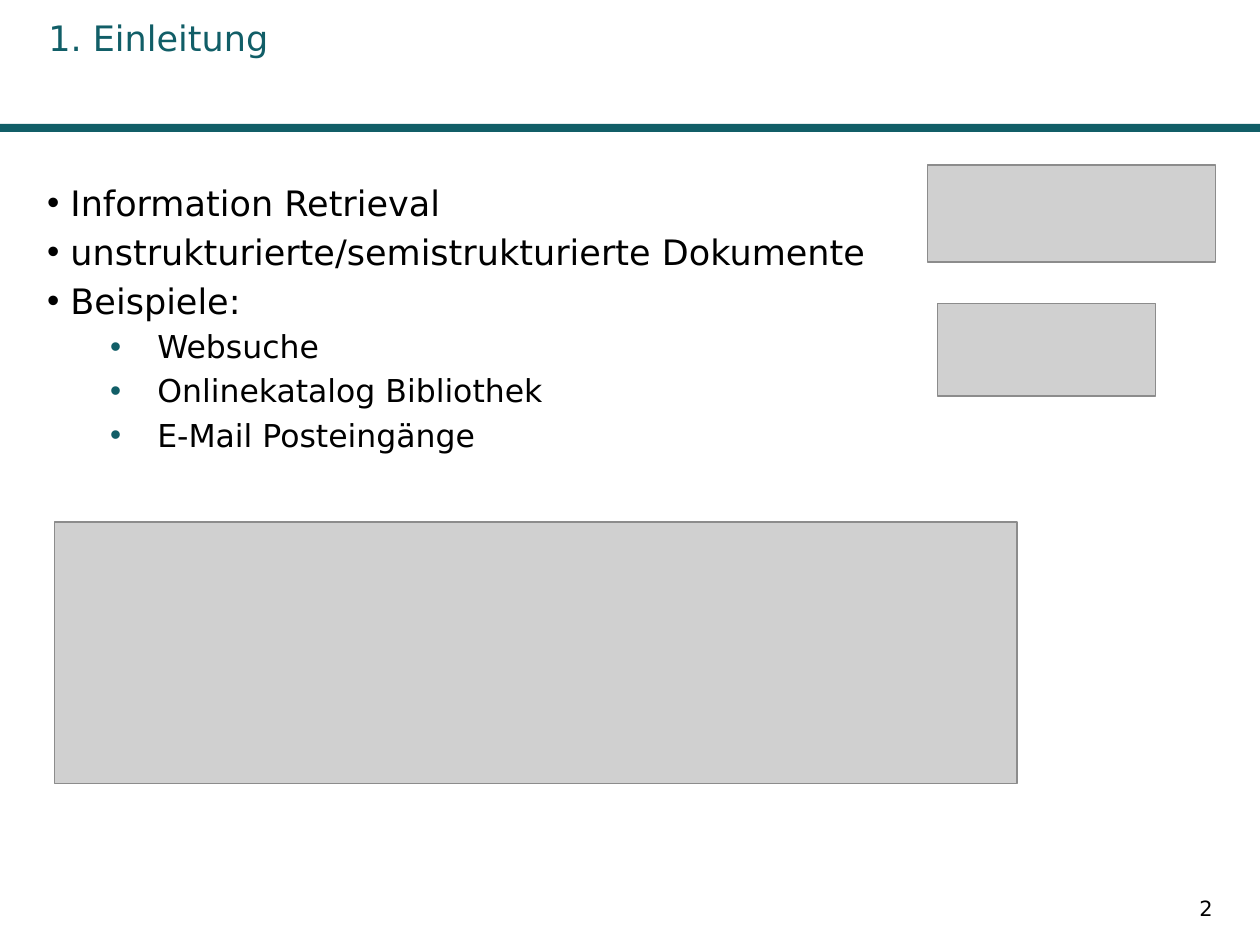
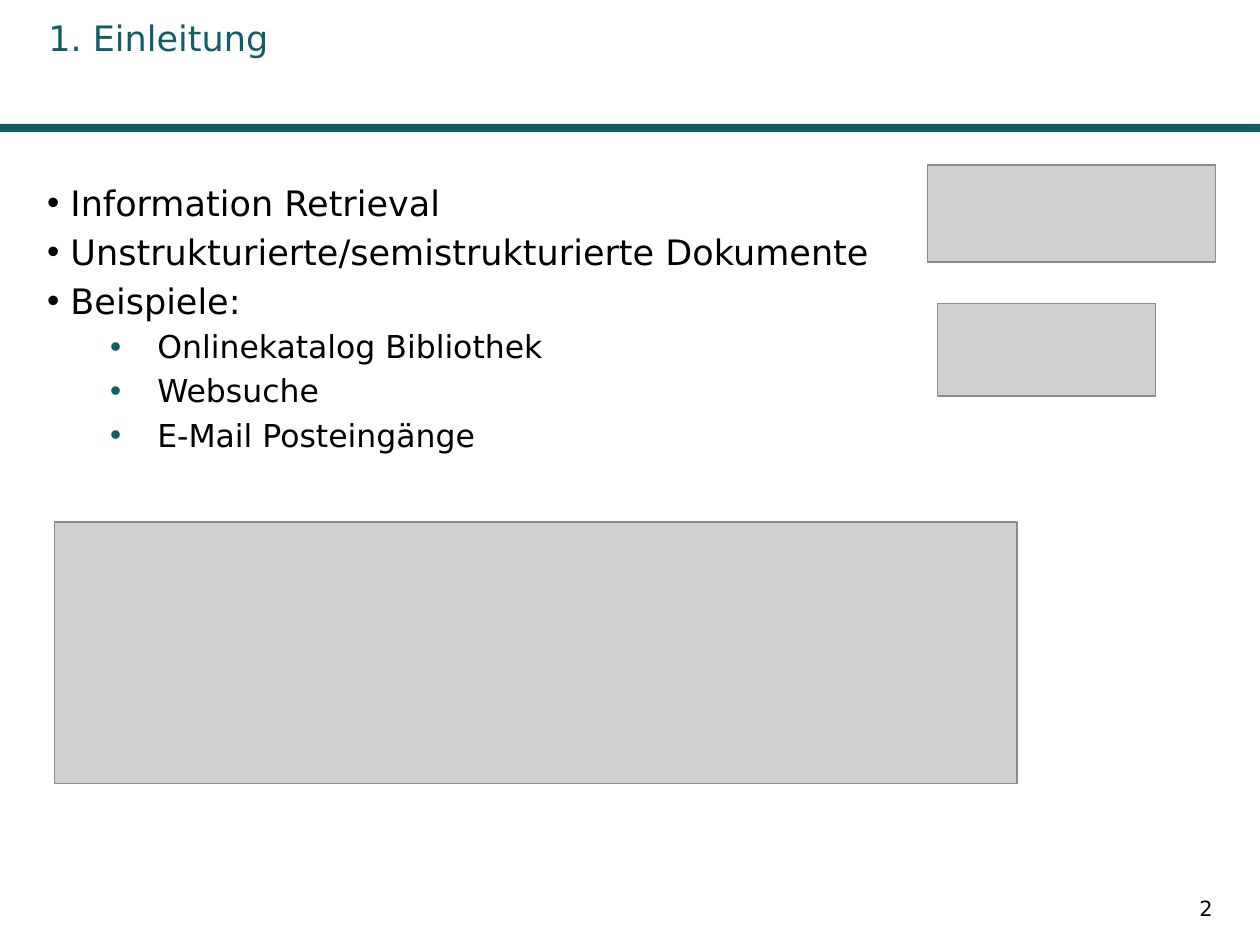
Before and after one commit to AnnikaK/SuchTool, a slide deck: slide 2 of Praesentation/Praesi.pptx. Drawn at 1260x945 pixels with LibreOffice and Linux fonts; fonts in the diff are those of the drawing; grey boxes stand for pictures; background and template pictures are left out. Boxes give left, top, right and bottom in pixels: in the first picture for what was removed or moved away, otherwise in the second. Text is boxed around its words. In the diff, an @@ line names an element or a change of style, - is before the commit and + after.

```diff
--- a/Praesentation/Praesi.pptx
+++ b/Praesentation/Praesi.pptx
@@ text at [70, 238, 868, 269]: text changed @@
-• unstrukturierte/semistrukturierte Dokumente
+• Unstrukturierte/semistrukturierte Dokumente
@@ text at [157, 334, 542, 365]: paragraph added @@
+  • Onlinekatalog Bibliothek
@@ text at [157, 378, 542, 409]: paragraph removed @@
-  • Onlinekatalog Bibliothek
```
Also in this commit, not shown: 31 other slides changed, 2 slides added, 3 slides removed, 12 other files.
